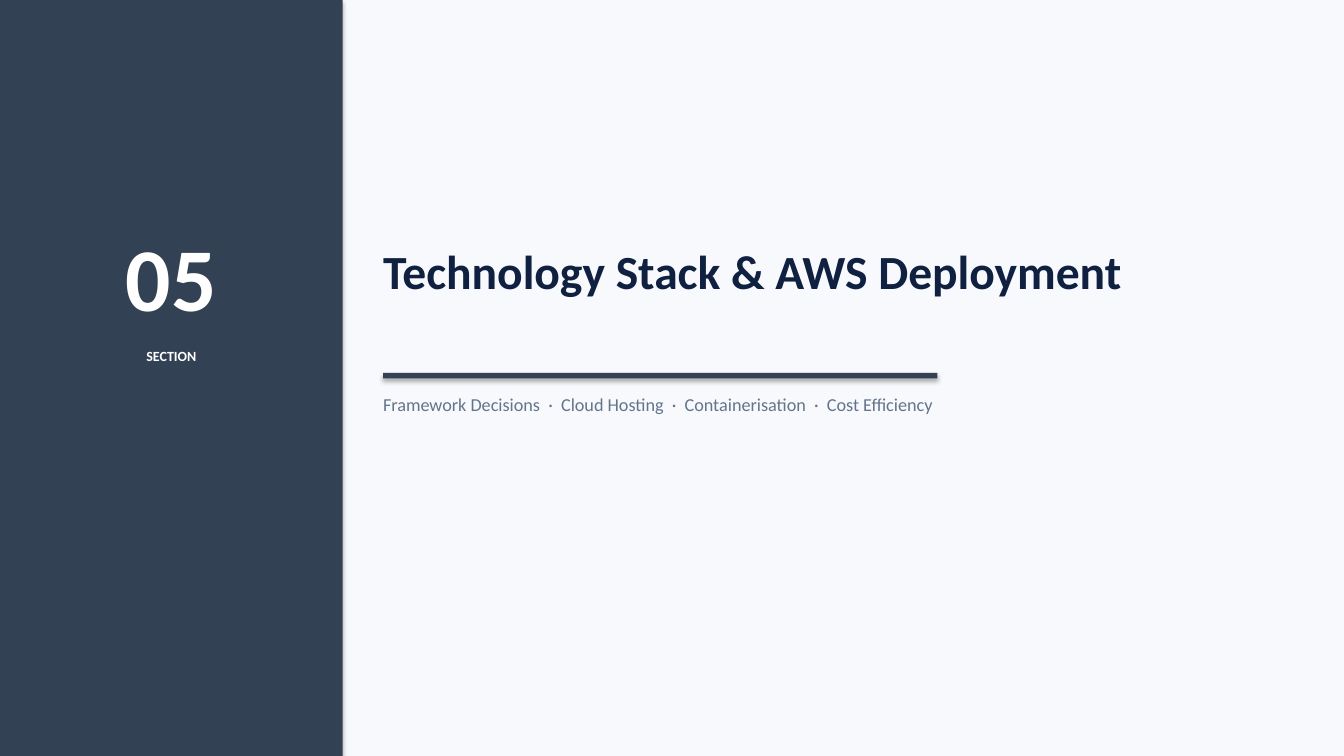
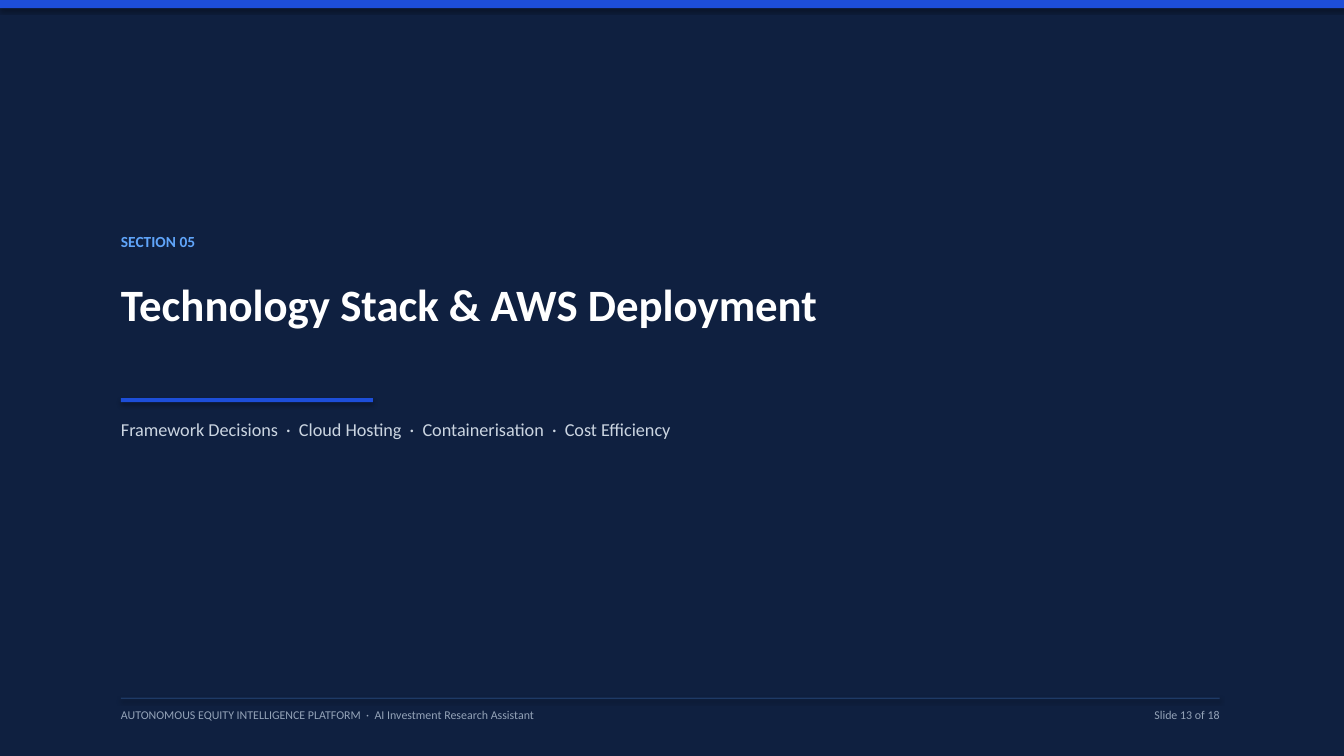
Before and after one commit to SagarTrimukhe/ai-investment-research-assistant, a slide deck: slide 13 of CAPSTONE_PROJECT_PRESENTATION.pptx. Drawn at 1344x756 pixels with LibreOffice and Linux fonts; fonts in the diff are those of the drawing. Boxes give left, top, right and bottom in pixels: in the first picture for what was removed or moved away, otherwise in the second. Text is boxed around its words. In the diff, an @@ line names an element or a change of style, - is before the commit and + after.

Commit message:
design: streamline presentation to clean, simple bullet format with executive styling

```diff
--- a/CAPSTONE_PROJECT_PRESENTATION.pptx
+++ b/CAPSTONE_PROJECT_PRESENTATION.pptx
@@ rectangle at (0,0,1344,756): fill #F7F9FC to #0F2040 @@
@@ rectangle removed at (0,0,343,756) @@
@@ rectangle added at (0,0,1344,8), fill #1D4ED8 @@
@@ text at (121,237,196,247): text changed; size 64 to 11 pt; text colour #FFFFFF to #60A5FA @@
-05
+SECTION 05
@@ text "Technology Stack & AWS Deployment": place and size @@
-text "Technology Stack & AWS Deployment" at (383,255,1121,297)
+text "Technology Stack & AWS Deployment" at (121,289,817,329)
@@ text "Technology Stack & AWS Deployment" at (121,289,817,329): size 34 to 32 pt, text colour #0F2040 to #FFFFFF @@
@@ text removed at (146,352,196,361) @@
-SECTION
@@ rectangle removed at (383,373,938,379) @@
@@ text "Framework Decisions · Cloud Hosting ...": place and size @@
-text "Framework Decisions · Cloud Hosting ..." at (383,398,932,414)
+text "Framework Decisions · Cloud Hosting ..." at (121,423,670,439)
@@ text "Framework Decisions · Cloud Hosting ..." at (121,423,670,439): text colour #64748B to #CBD5E1 @@
@@ rectangle added at (121,398,373,402), fill #1D4ED8 @@
@@ rectangle added at (121,698,1220,699), fill #1E3A66 @@
@@ text added at (121,711,534,721), 8.5 pt, text #94A3B8 @@
+AUTONOMOUS EQUITY INTELLIGENCE PLATFORM · AI Investment Research Assistant
@@ text added at (1154,711,1220,719), 8.5 pt, text #94A3B8 @@
+Slide 13 of 18
```
Also in this commit, not shown: 15 other slides changed, 2 slides added, 2 slides removed.
